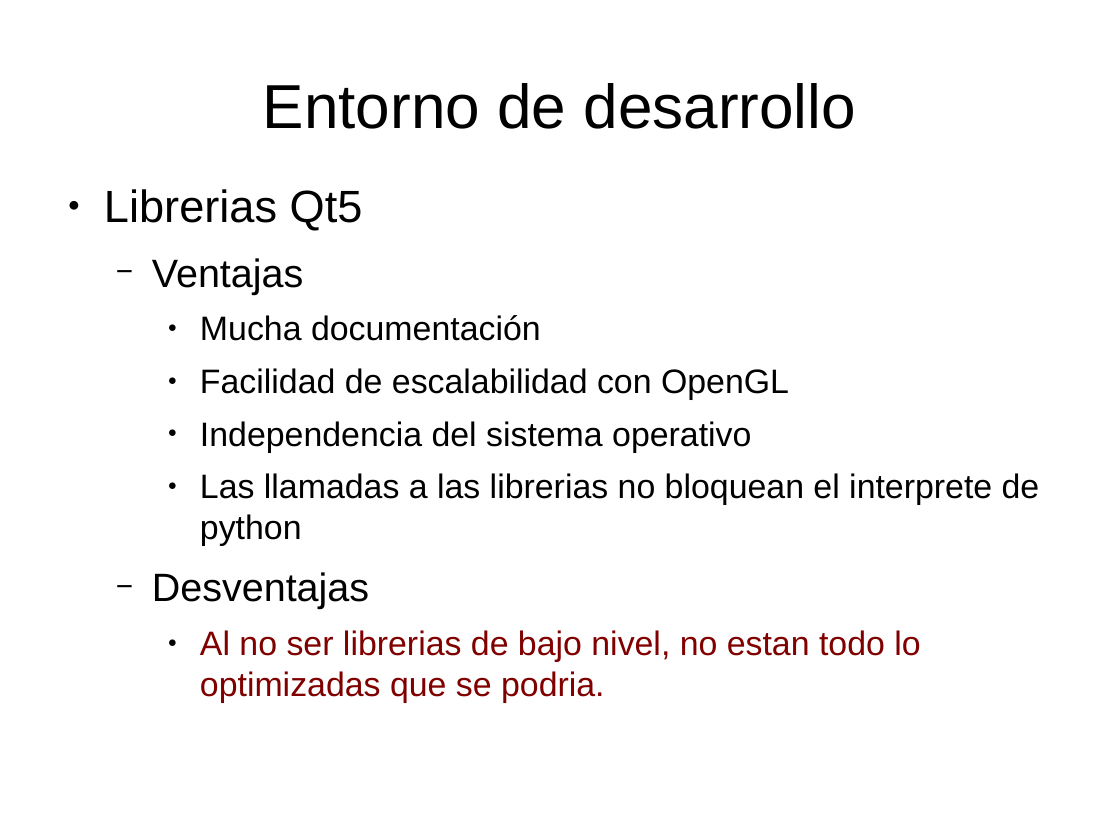
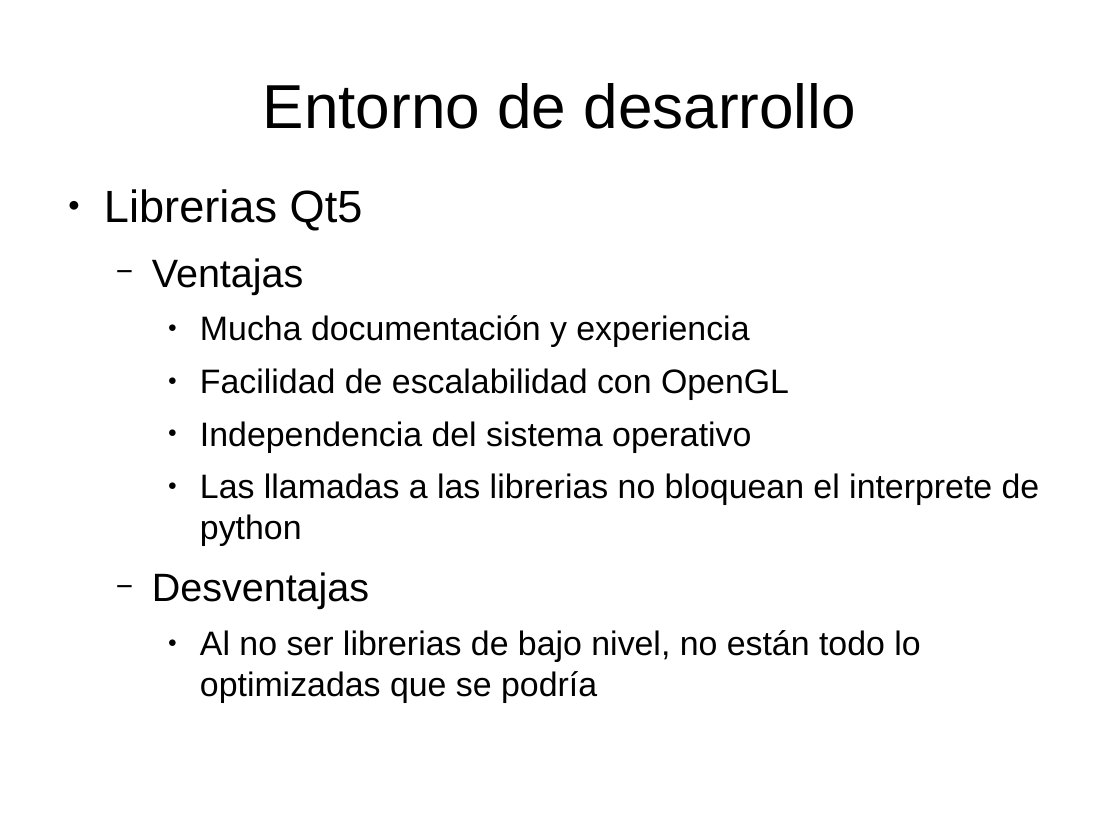
Before and after one commit to kapoira/pyDTX, a slide deck: slide 9 of Documentacion_proyecto/Presentacion pydtx.odp. Drawn at 1120x840 pixels with LibreOffice and Linux fonts; fonts in the diff are those of the drawing. Boxes give left, top, right and bottom in pixels: in the first picture for what was removed or moved away, otherwise in the second. Text is boxed around its words. In the diff, an @@ line names an element or a change of style, - is before the commit and + after.

Commit message:
Mejora documentación y presentación

```diff
--- a/Documentacion_proyecto/Presentacion pydtx.odp
+++ b/Documentacion_proyecto/Presentacion pydtx.odp
@@ text at (x1=200, y1=315, x2=749, y2=347): text changed @@
-    ● Mucha documentación
+    ● Mucha documentación y experiencia
@@ text at (x1=200, y1=630, x2=920, y2=703): text changed; text colour #800000 to #000000 @@
-    ● Al no ser librerias de bajo nivel, no estan todo lo optimizadas que se podria.
+    ● Al no ser librerias de bajo nivel, no están todo lo optimizadas que se podría
```
Also in this commit, not shown: 3 other slides changed, 1 slide added, 8 other files.
